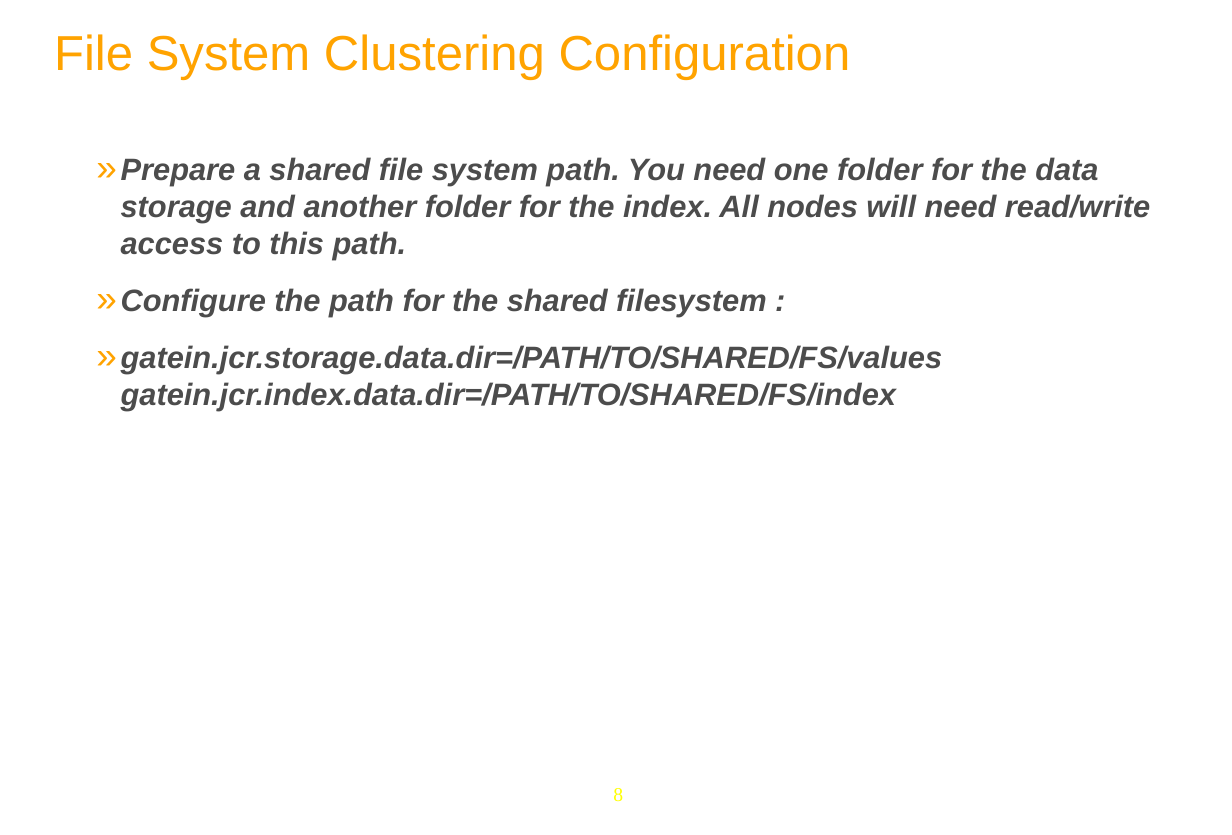
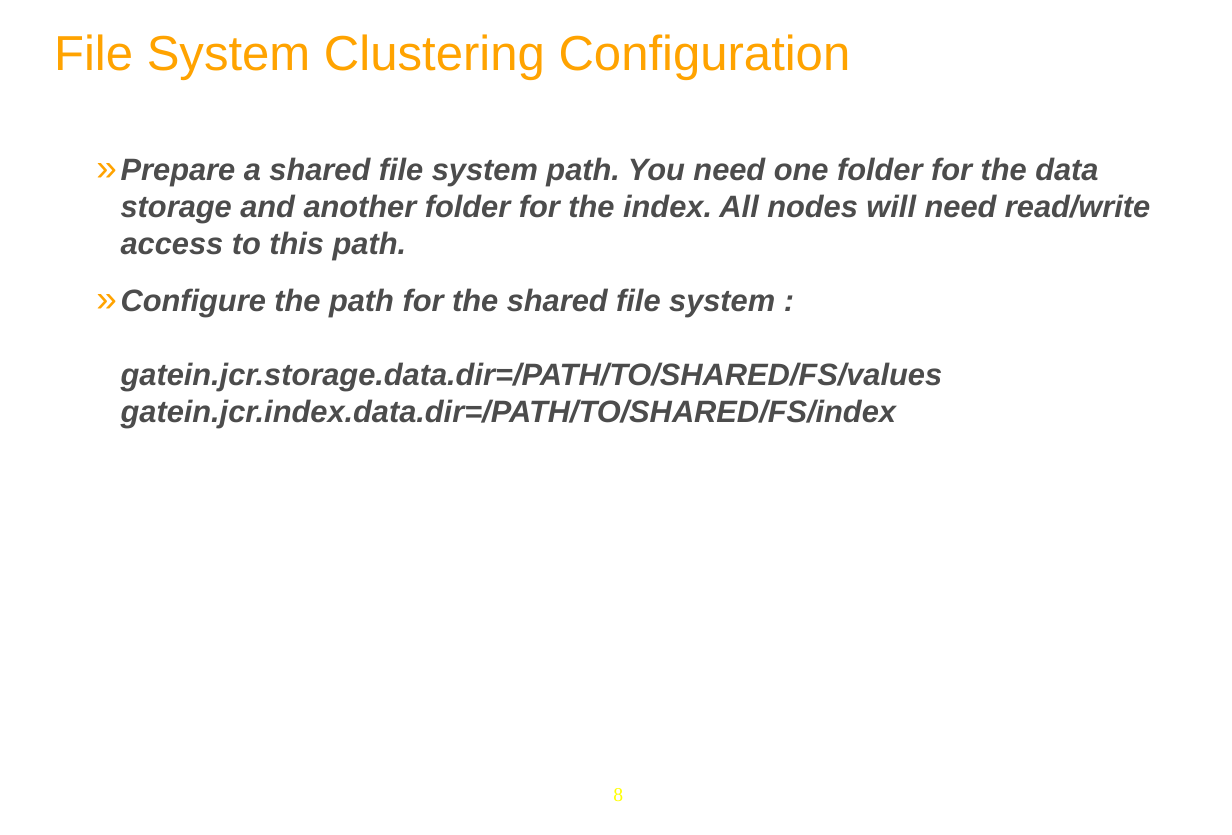
Before and after one commit to anhvurz90/training, a slide deck: slide 8 of exo-sysAdmin/950-Clustering-XSys-en.pptx. Drawn at 1232x835 pixels with LibreOffice and Linux fonts; fonts in the diff are those of the drawing; background and template pictures are left out. Boxes give left, top, right and bottom in pixels: in the first picture for what was removed or moved away, otherwise in the second. Text is boxed around its words. In the diff, an @@ line names an element or a change of style, - is before the commit and + after.

```diff
--- a/exo-sysAdmin/950-Clustering-XSys-en.pptx
+++ b/exo-sysAdmin/950-Clustering-XSys-en.pptx
@@ text at bbox=[121, 288, 943, 427]: text changed @@
-  » Configure the path for the shared filesystem :
-  » gatein.jcr.storage.data.dir=/PATH/TO/SHARED/FS/values gatein.jcr.index.data.dir=/PATH/TO/SHARED/FS/index
+  » Configure the path for the shared file system :
+    gatein.jcr.storage.data.dir=/PATH/TO/SHARED/FS/values gatein.jcr.index.data.dir=/PATH/TO/SHARED/FS/index
```
Also in this commit, not shown: 7 other slides changed, 6 other files.
